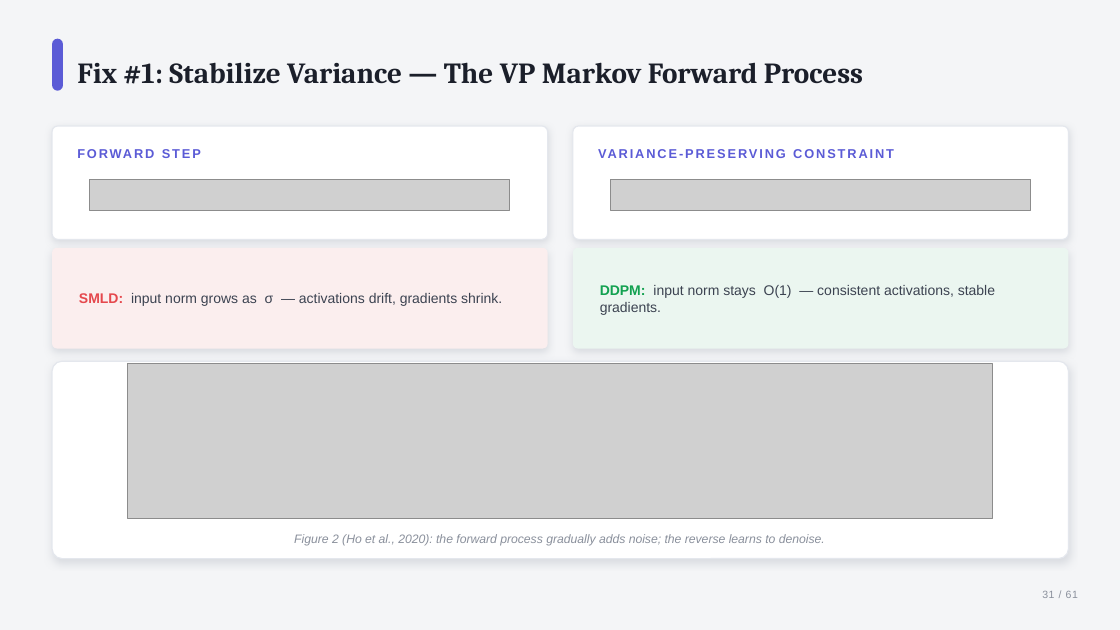
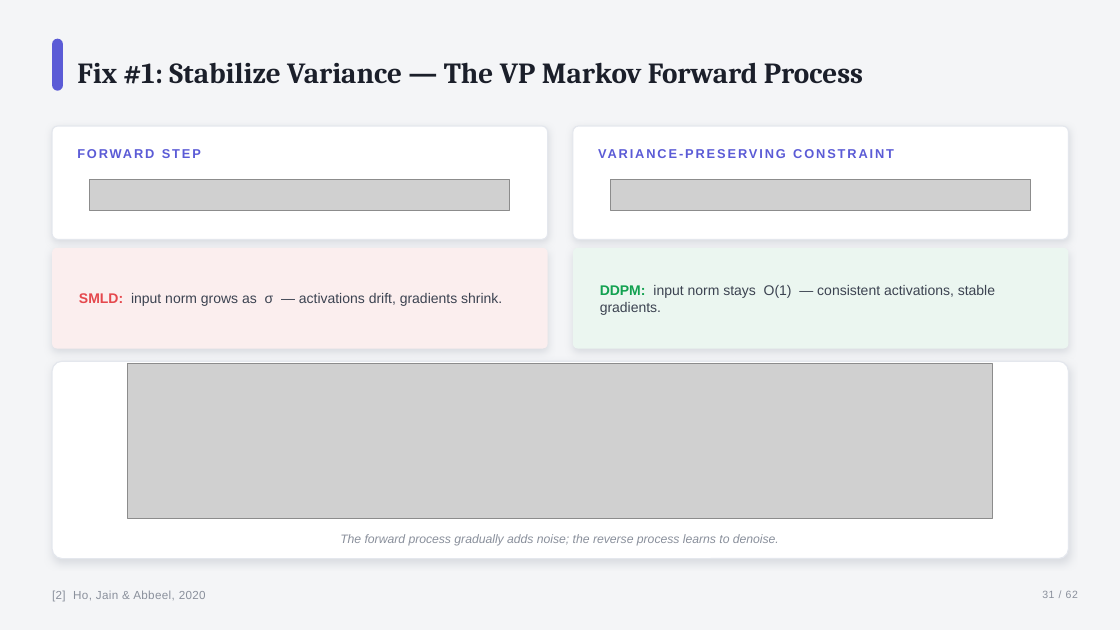
Before and after one commit to sudarshan1994/sudarshan1994.github.io, a slide deck: slide 31 of diffusion/smld_ddpm_polished.pptx. Drawn at 1120x630 pixels with LibreOffice and Linux fonts; fonts in the diff are those of the drawing; grey boxes stand for pictures. Boxes give left, top, right and bottom in pixels: in the first picture for what was removed or moved away, otherwise in the second. Text is boxed around its words. In the diff, an @@ line names an element or a change of style, - is before the commit and + after.

```diff
--- a/diffusion/smld_ddpm_polished.pptx
+++ b/diffusion/smld_ddpm_polished.pptx
@@ text at (340,534,779,546): text changed @@
-Figure 2 (Ho et al., 2020): the forward process gradually adds noise; the reverse learns to denoise.
+The forward process gradually adds noise; the reverse process learns to denoise.
@@ text added at (52,590,206,601), 10 pt, text #8A909C @@
+[2] Ho, Jain & Abbeel, 2020
@@ text at (1042,591,1078,598): text changed @@
-31 / 61
+31 / 62
```
Also in this commit, not shown: 57 other slides changed, 1 slide added, 4 other files.
